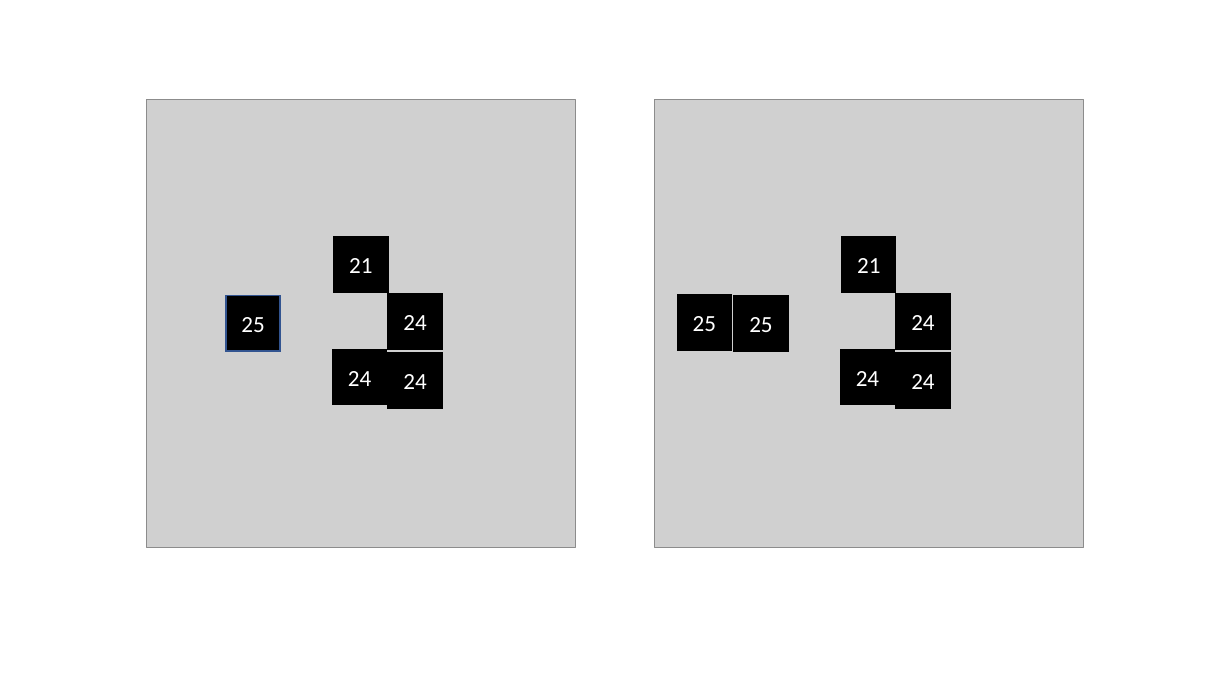
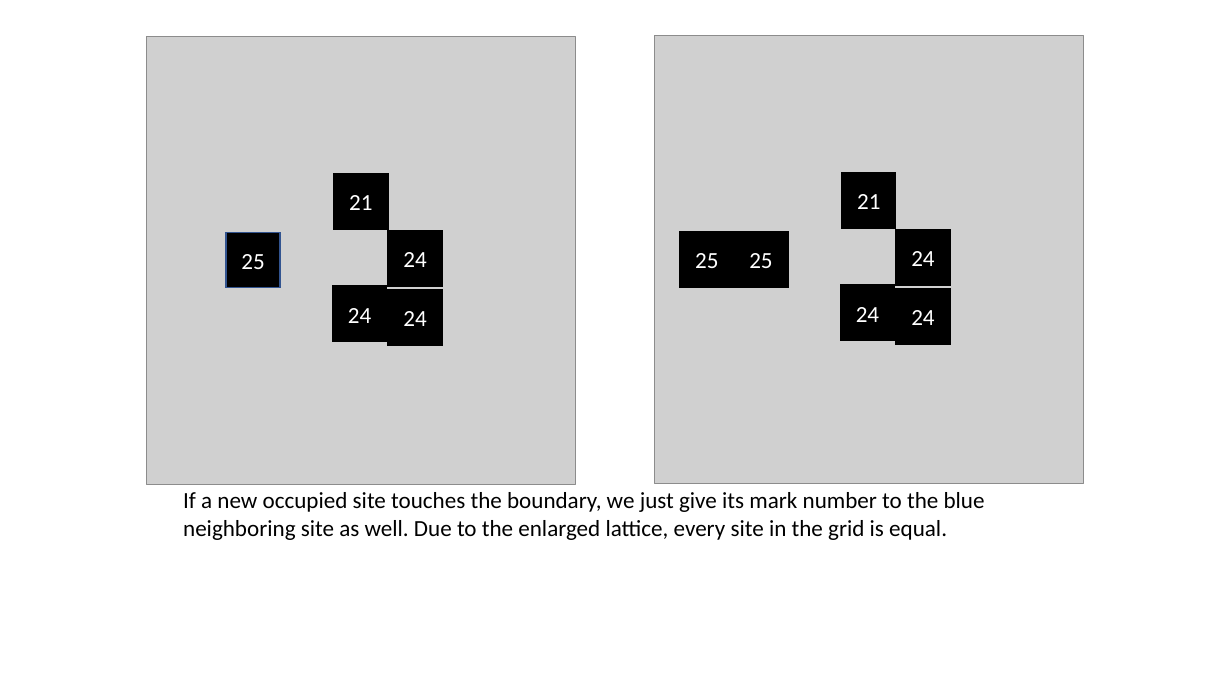
Before and after one commit to TianyuDai/PHY566-Project2-Group1, a slide deck: slide 4 of Percolation.pptx. Drawn at 1232x693 pixels with LibreOffice and Linux fonts; fonts in the diff are those of the drawing; grey boxes stand for pictures. Boxes give left, top, right and bottom in pixels: in the first picture for what was removed or moved away, otherwise in the second. Text is boxed around its words. In the diff, an @@ line names an element or a change of style, - is before the commit and + after.

```diff
--- a/Percolation.pptx
+++ b/Percolation.pptx
@@ rectangle "25": place and size @@
-rectangle "25" at (677, 295, 732, 350)
+rectangle "25" at (680, 231, 735, 287)
@@ 9 rectangles, 2 pictures: place and size @@
-9 rectangles, 2 pictures at (147, 99, 1083, 547)
+9 rectangles, 2 pictures at (147, 35, 1083, 484)
@@ rectangle "24": place and size @@
-rectangle "24" at (333, 349, 387, 405)
+rectangle "24" at (333, 287, 387, 342)
@@ text added at (183, 492, 985, 540), 18 pt, text #000000 @@
+If a new occupied site touches the boundary, we just give its mark number to the blue neighboring site as well. Due to the enlarged lattice, every site in the grid is equal.
```
Also in this commit, not shown: 2 other slides changed, 1 slide added, 1 slide removed.
